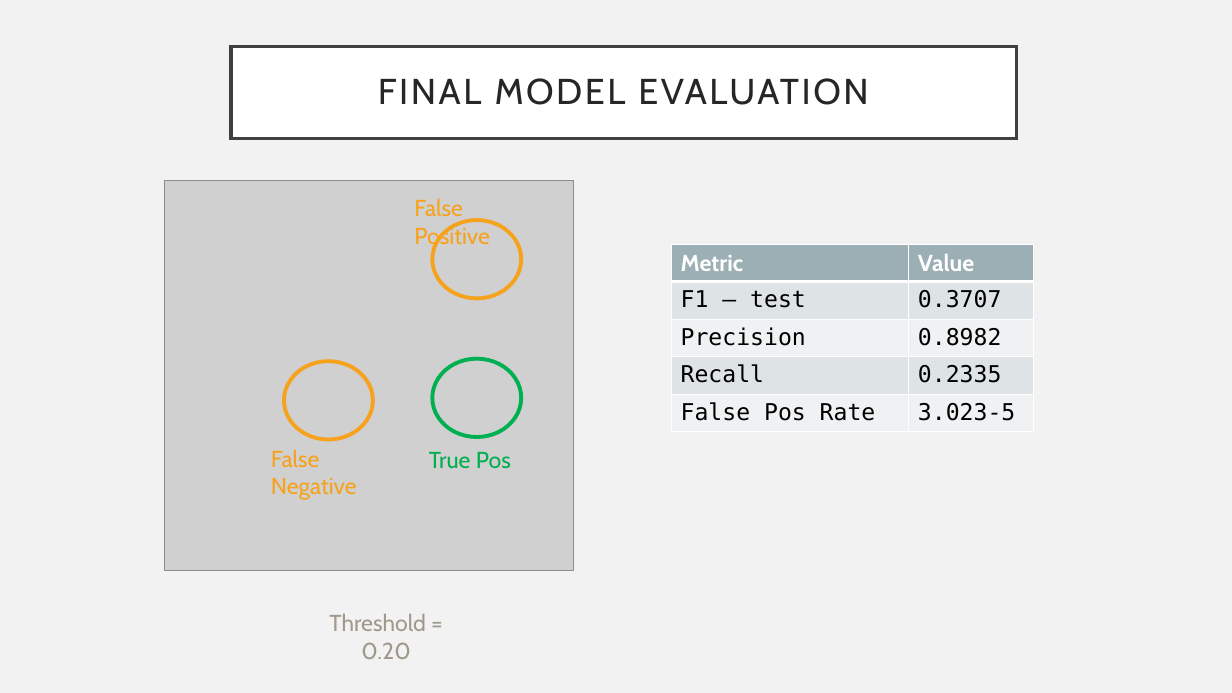
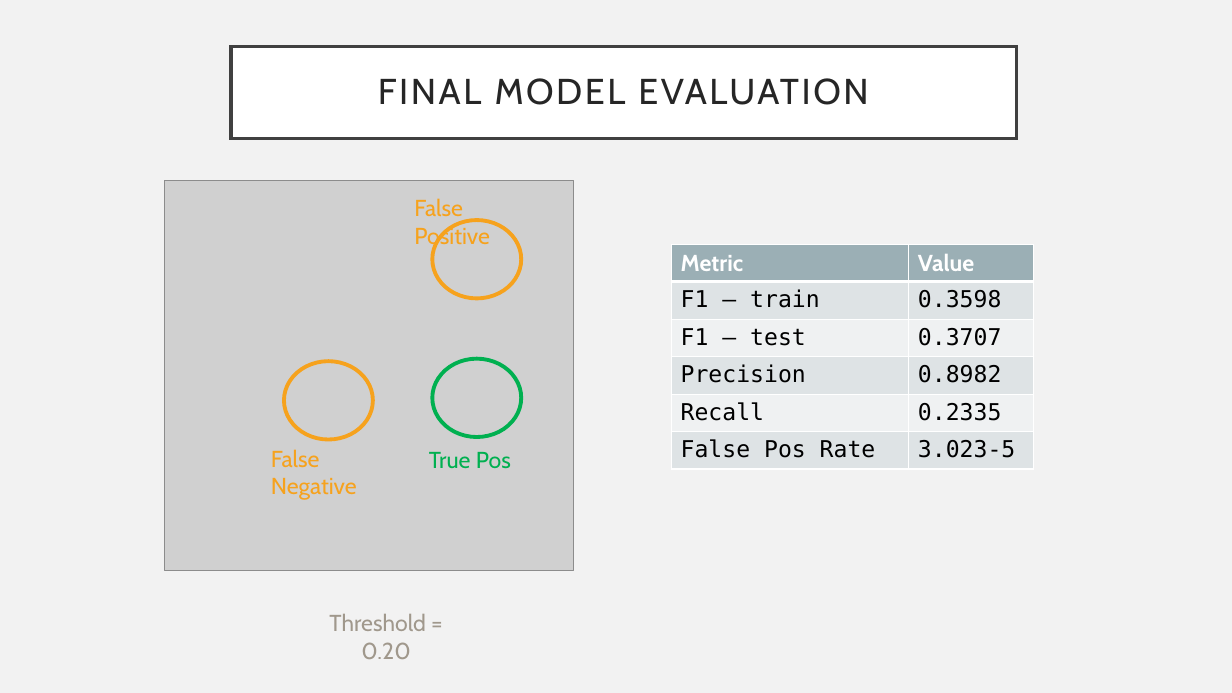
Before and after one commit to kbfreder/phishing-urls, a slide deck: slide 11 of docs/Presentation.pptx. Drawn at 1232x693 pixels with LibreOffice and Linux fonts; fonts in the diff are those of the drawing; grey boxes stand for pictures. Boxes give left, top, right and bottom in pixels: in the first picture for what was removed or moved away, otherwise in the second. Text is boxed around its words. In the diff, an @@ line names an element or a change of style, - is before the commit and + after.

```diff
--- a/docs/Presentation.pptx
+++ b/docs/Presentation.pptx
@@ table at <box>672,244,1034,469</box> @@
+row 2: F1 – train | 0.3598
```
Also in this commit, not shown: 6 other slides changed, 1 slide added, 1 slide removed.
